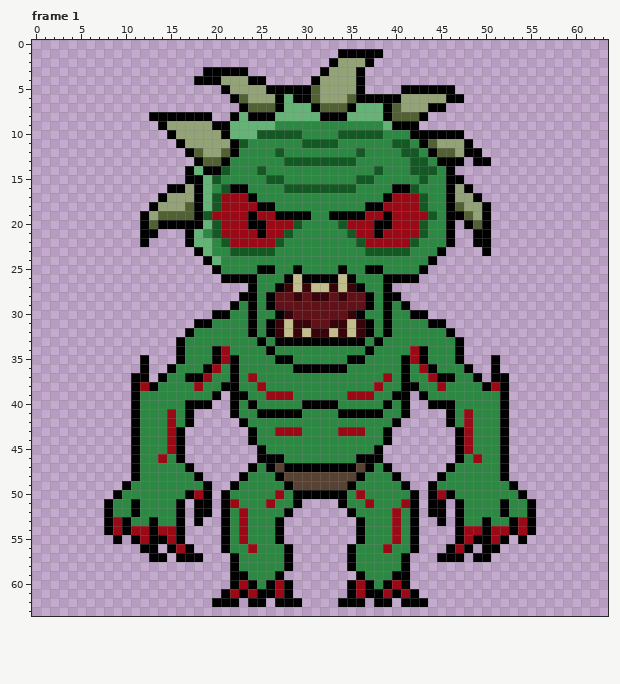
File history of a pixel-art file, Assets/art/Sprites/Enemy1Aseprite1.aseprite. The first picture shows the starting point.
64x64 pixels, 10 frames. Shown: frame 1. The commit also changed other frames, which this record leaves out.
And afterwards:
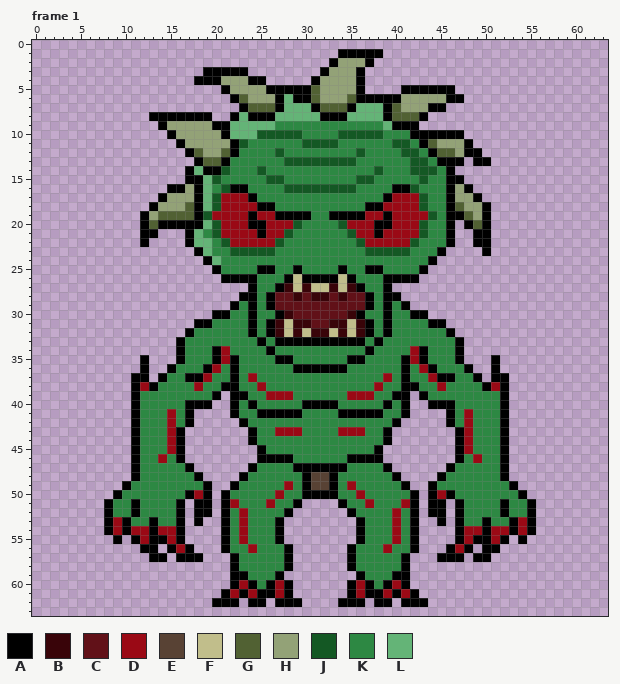
Palette (. is transparent): A #000000  B #390409  C #611118  D #9a0915  E #584234  F #c1be8b  G #516133  H #93a277  J #145824  K #2d8843  L #64b477
The exact change:
layer "Zombie/Rfoot" added
layer "Zombie/Lfoot" added
layer "Zombie/foot" removed
Changed rows in their new state; - is an unchanged pixel.
Frame 1, layer "Zombie/Lfoot":
first column x 26:
46 --A------A--
47 KKK------KKK
48 -KKKA--AKKK-
49 --DKA--AKD--
50 ---K----K---
